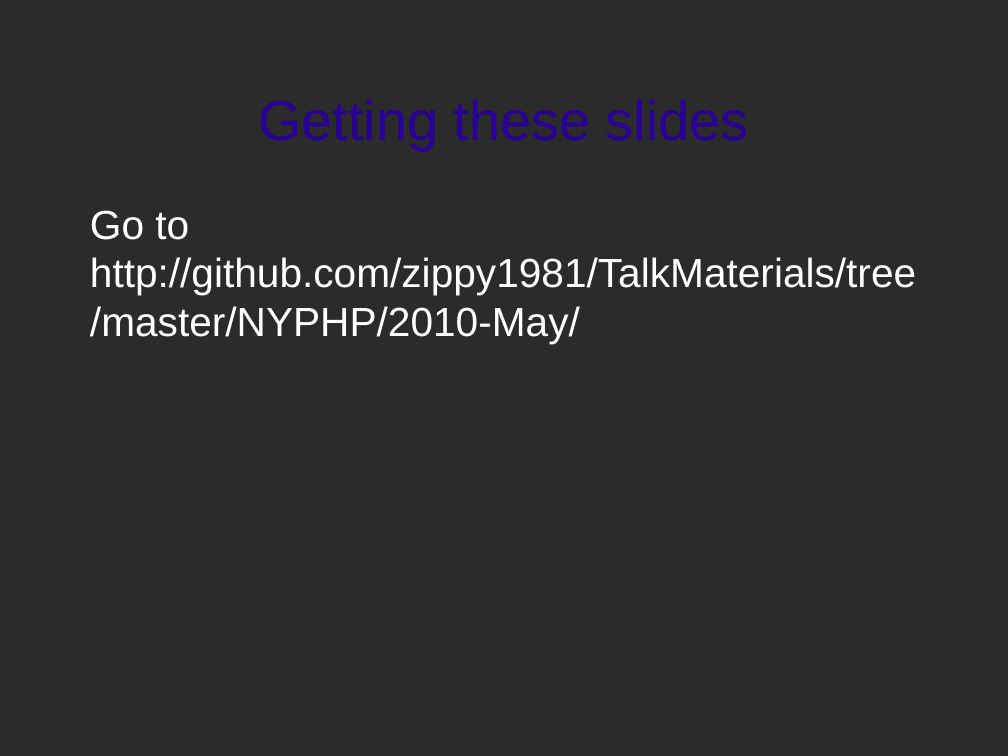
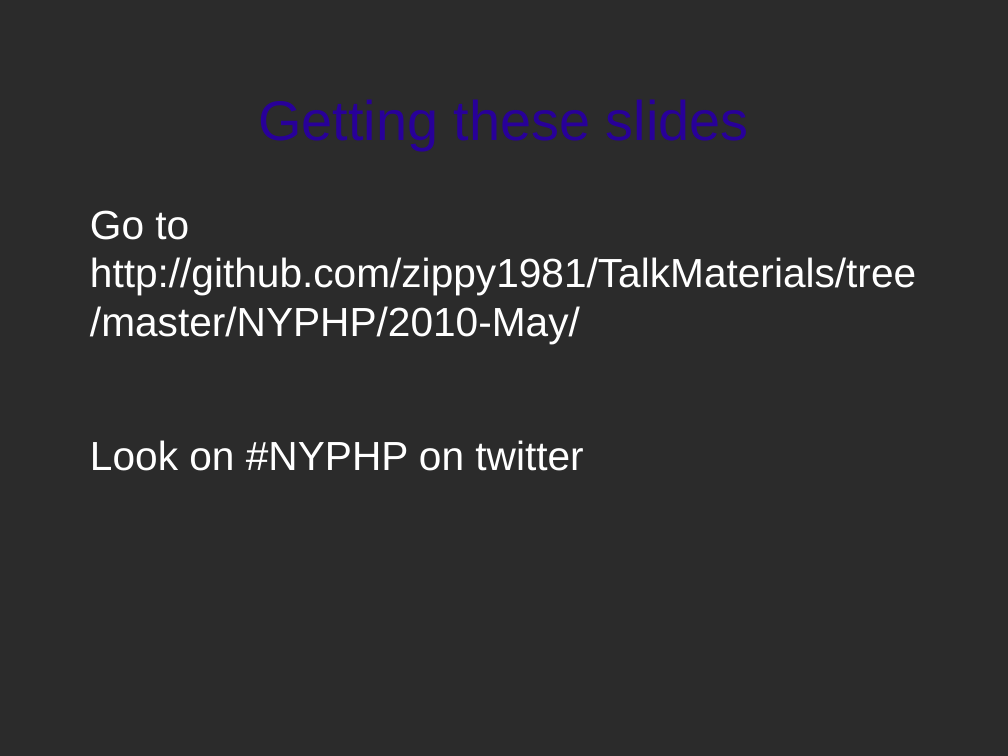
Before and after one commit to zippy1981/TalkMaterials, a slide deck: slide 43 of NYPHP/2010-May/Hacking PHP for Fun and Profit.odp. Drawn at 1008x756 pixels with LibreOffice and Linux fonts; fonts in the diff are those of the drawing; background and template pictures are left out; a plain dark background stands for a picture behind light text. Boxes give left, top, right and bottom in pixels: in the first picture for what was removed or moved away, otherwise in the second. Text is boxed around its words. In the diff, an @@ line names an element or a change of style, - is before the commit and + after.

Commit message:
Final version of the slides plus local versions of the bugtracker.

```diff
--- a/NYPHP/2010-May/Hacking PHP for Fun and Profit.odp
+++ b/NYPHP/2010-May/Hacking PHP for Fun and Profit.odp
@@ text at (90, 440, 583, 471): paragraph added @@
+Look on #NYPHP on twitter
```
Also in this commit, not shown: 13 other files.
